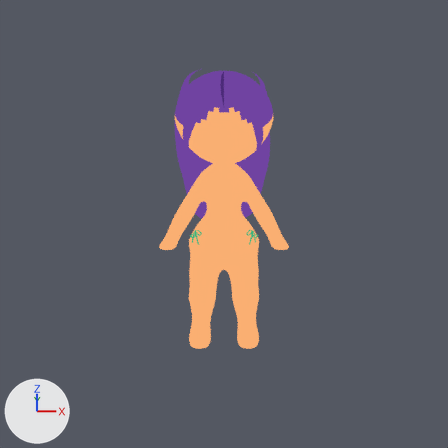
What one commit did to the Blender file Tools/blender/nemica.blend.
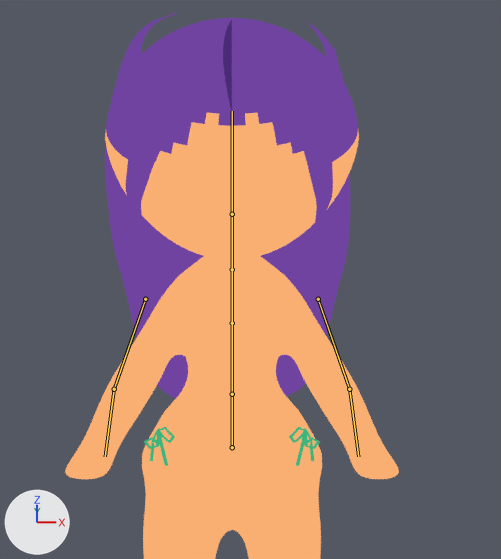
Each version appears first from the file's camera 'CamSprite', and next in a close-up on the part from 30% to 73% of the width and 14% to 63% of the height. Every picture has the same lights, and +X, +Y and +Z are marked at lower left. The last two pictures show the newer version. Both versions are drawn at the pose saved in each file; the numbers are the values there. The bones that change, and the others that lie on the model, are drawn over the model as lines in the close-ups.

Objects in the first close-up: 'Body', 'FrontHair', 'Hair', 'Head', 'SuitTies'.
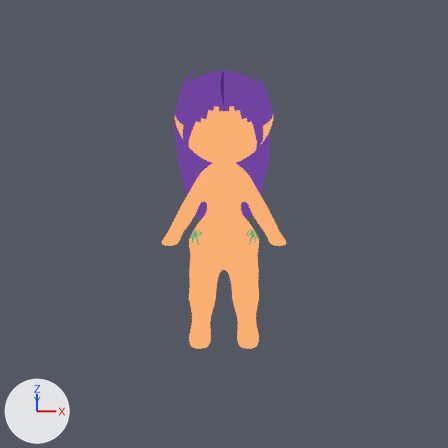
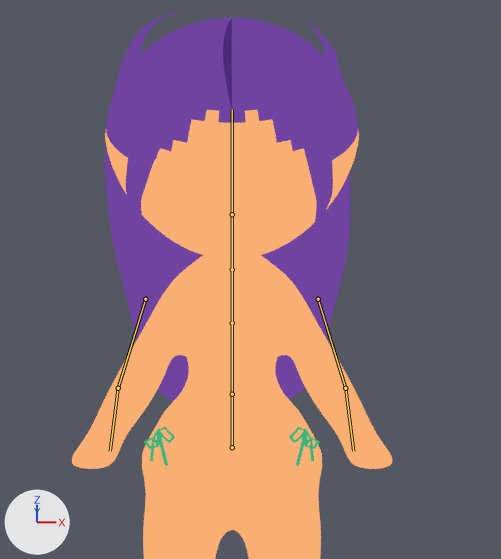
Patch to the scene script:
```diff
--- a/Tools/blender/nemica.blend.py
+++ b/Tools/blender/nemica.blend.py
@@ bone_head @@
 bone_head = bpy.data.objects['Rig'].pose.bones['head']  # child of 'chest'
-bone_head.rotation_euler = (0.0175, 0.0, 0.0)  # degrees (1, 0, 0)
+bone_head.rotation_euler = (0.0, 0.0, 0.0)  # degrees (0, 0, 0)
@@ bone_upper_arm_l @@
 bone_upper_arm_l = bpy.data.objects['Rig'].pose.bones['upper_arm.L']  # child of 'chest'
-bone_upper_arm_l.rotation_euler = (-0.0349, 0.0, -0.0524)  # degrees (-2, 0, -3)
+bone_upper_arm_l.rotation_euler = (0.0, 0.0, 0.0)  # degrees (0, 0, 0)
@@ bone_forearm_l @@
 bone_forearm_l = bpy.data.objects['Rig'].pose.bones['forearm.L']  # child of 'upper_arm.L'
-bone_forearm_l.rotation_euler = (-0.175, 0.0, 0.0)  # degrees (-10, 0, 0)
+bone_forearm_l.rotation_euler = (0.0, 0.0, 0.0)  # degrees (0, 0, 0)
@@ bone_upper_arm_r @@
 bone_upper_arm_r = bpy.data.objects['Rig'].pose.bones['upper_arm.R']  # child of 'chest'
-bone_upper_arm_r.rotation_euler = (-0.0349, 0.0, 0.0524)  # degrees (-2, 0, 3)
+bone_upper_arm_r.rotation_euler = (0.0, 0.0, 0.0)  # degrees (0, 0, 0)
@@ bone_forearm_r @@
 bone_forearm_r = bpy.data.objects['Rig'].pose.bones['forearm.R']  # child of 'upper_arm.R'
-bone_forearm_r.rotation_euler = (-0.175, 0.0, 0.0)  # degrees (-10, 0, 0)
+bone_forearm_r.rotation_euler = (0.0, 0.0, 0.0)  # degrees (0, 0, 0)
```

Where the change shows, as pixel boxes (x1, y1, x2, y2) in the close-ups (501 x 559 px):
'Body', posed: before (65, 256, 399, 559); after (72, 255, 392, 559)
'Head', posed: before (105, 18, 359, 260); after (105, 18, 359, 259)
'Hair', posed: before (105, 12, 350, 398); after (105, 12, 350, 401)
'FrontHair', posed: before (126, 20, 333, 229); after (125, 18, 333, 228)
bone 'head', root to tip: before (232, 269) to (232, 111); after (232, 269) to (232, 109)
bone 'upper_arm.L', root to tip: before (318, 299) to (349, 389); after (318, 299) to (345, 388)
bone 'forearm.L', root to tip: before (349, 389) to (358, 456); after (345, 388) to (353, 451)
bone 'upper_arm.R', root to tip: before (145, 299) to (114, 389); after (145, 299) to (118, 388)
bone 'forearm.R', root to tip: before (114, 389) to (105, 456); after (118, 388) to (110, 451)
